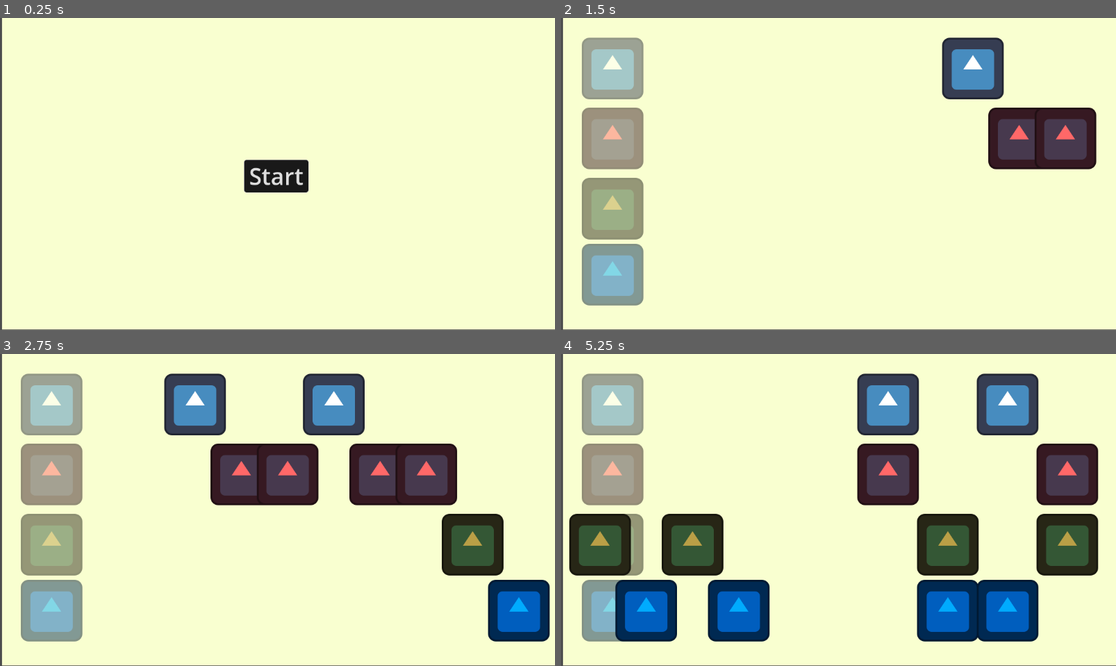
Above: before the commit, frames 1-4 (two rows, left to right).
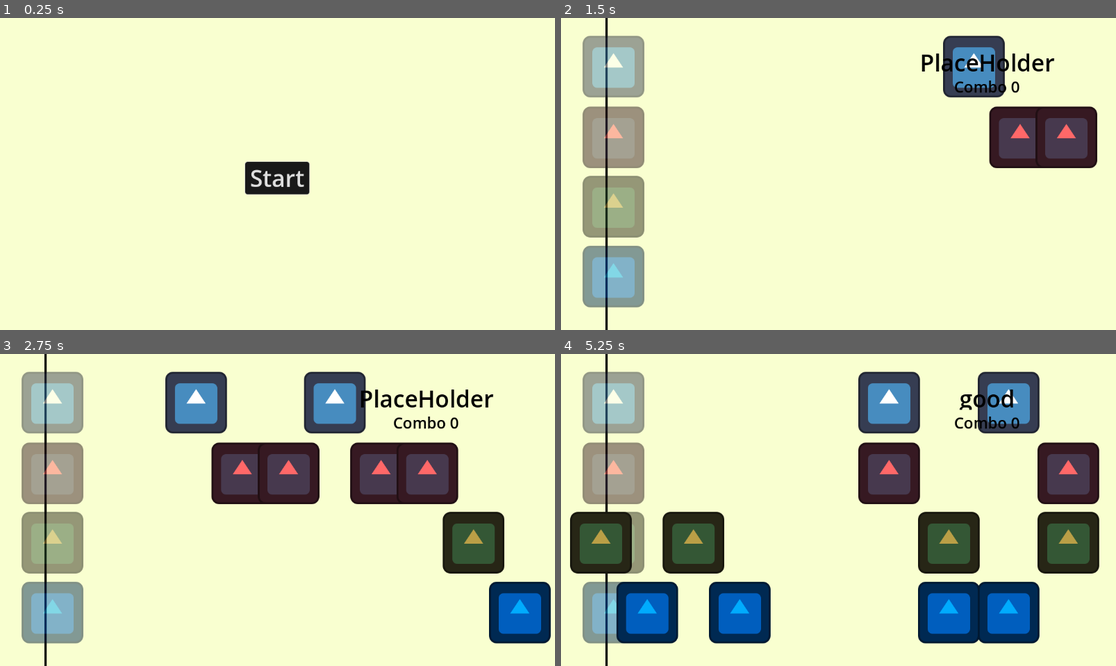
Above: after the commit, the same moments.

Repository: notfroogs/Sardine-Studio
Game: Godot game, scene res://test.tscn
Same seed, same stepped clock (60 frames per second), same inputs: the game is played once before the commit and once after it. The project has no main scene, so this scene is started directly. The engine's default icon, where the game draws it, is replaced by a stand-in: a white triangle on a blue panel in a dark square.
Inputs:
- Up to frame 1 (0.25 s): no input
- Up to frame 2 (1.5 s): click "Start" at 0.5 s; hold V (note1_pressed) from 1.28 s (still down)
- Up to frame 3 (2.75 s): release V (note1_pressed) at 2.03 s; tap B (note2_pressed) at 2.1 s
- Up to frame 4 (5.25 s): hold N (note3_pressed) 2.78-3.53 s; tap M (note4_pressed) at 3.6 s; hold V (note1_pressed) 4.28-5.03 s; tap B (note2_pressed) at 5.1 s

The runs differ from the first frame. In frame 1, 1.1% of the frame differs, in the area x 0-100%, y 0-100%; in frame 2, 4.0%; in frame 3, 6.2%; in frame 4, 8.1%.

Commit message:
working on scoring

Diff:
--- a/sardine-studio/project.godot
+++ b/sardine-studio/project.godot
@@ -13,6 +13,10 @@
 config/name="Sardine Studio"
 config/features=PackedStringArray("4.5", "Forward Plus")
 config/icon="res://icon.svg"
+
+[display]
+
+window/stretch/aspect="expand"
 
 [input]
 
--- a/sardine-studio/rhythm.gd
+++ b/sardine-studio/rhythm.gd
@@ -32,6 +32,10 @@
 var good_count : int = 0
 var great_count : int = 0
 var prefect_count : int = 0
+
+@onready var scoring_container: VBoxContainer = %ScoringContainer
+@onready var combo_text: RichTextLabel = %ComboText
+@onready var scoring_text: RichTextLabel = %ScoringText
 
 func _ready():
 	#in case of error
@@ -133,7 +137,7 @@
 		audio_stream_player.volume_db = 5.0
 		audio_stream_player.pitch_scale = [0.1, 3.0].pick_random()
 		audio_stream_player.play()
-		print("missed")
+		scoring_text.text = "Missed..."
 		missed_count += 1
 
 #receive input
@@ -162,19 +166,19 @@
 	if note.position.x >= -128 and note.position.x <= 128:
 		#if the position is NOT between -64 and 64
 		if note.position.x <= -64 or note.position.x >= 64:
-			print("good")
+			scoring_text.text = "good"
 			good_count += 1
 			audio_stream_player.volume_db = [-0.4, 1.6].pick_random()
 			audio_stream_player.pitch_scale = [0.5, 1.5].pick_random()
 		#if the position is NOT between -32 and 32
 		elif note.position.x <= -32 or note.position.x >= 32:
-			print("great")
+			scoring_text.text = "Great"
 			great_count += 1
 			audio_stream_player.volume_db = [-0.1, 1.3].pick_random()
 			audio_stream_player.pitch_scale = [0.7, 1.3].pick_random()
 
 		else:
-			print("prefect")
+			scoring_text.text = "Prefect!"
 			prefect_count += 1
 			audio_stream_player.volume_db = 0
 			audio_stream_player.pitch_scale = 1
@@ -183,3 +187,6 @@
 		return true
 
 	return false
+
+func text_animation() -> void:
+	var tween
--- a/sardine-studio/rhythm.tscn
+++ b/sardine-studio/rhythm.tscn
@@ -33,21 +33,23 @@
 [node name="ColorRect" type="ColorRect" parent="Background"]
 layout_mode = 1
 anchors_preset = -1
-anchor_left = 0.080000006
-anchor_right = 0.08400001
 anchor_bottom = 1.0
-offset_left = -0.16000366
-offset_right = 0.23199463
+offset_left = 92.0
+offset_right = 97.0
 color = Color(0, 0, 0, 1)
 
 [node name="NoteColumn1" type="TextureRect" parent="Background"]
 unique_name_in_owner = true
 self_modulate = Color(1, 1, 1, 0.47843137)
-layout_mode = 0
+layout_mode = 1
+anchors_preset = -1
+anchor_top = 1.0
+anchor_bottom = 1.0
 offset_left = 45.0
-offset_top = 45.0
+offset_top = -611.0
 offset_right = 173.0
-offset_bottom = 173.0
+offset_bottom = -483.0
+grow_vertical = 0
 pivot_offset = Vector2(463, 384)
 theme = SubResource("Theme_b12pq")
 texture = ExtResource("2_q13yt")
@@ -56,11 +58,15 @@
 unique_name_in_owner = true
 modulate = Color(1, 0.41000003, 0.41000003, 1)
 self_modulate = Color(1, 1, 1, 0.47843137)
-layout_mode = 0
+layout_mode = 1
+anchors_preset = -1
+anchor_top = 1.0
+anchor_bottom = 1.0
 offset_left = 45.0
-offset_top = 190.0
+offset_top = -464.03
 offset_right = 173.0
-offset_bottom = 318.00024
+offset_bottom = -336.02975
+grow_vertical = 0
 pivot_offset = Vector2(463, 384)
 texture = ExtResource("2_q13yt")
 
@@ -68,11 +74,15 @@
 unique_name_in_owner = true
 modulate = Color(0.73031694, 0.62219363, 0.27616376, 1)
 self_modulate = Color(1, 1, 1, 0.47843137)
-layout_mode = 0
+layout_mode = 1
+anchors_preset = -1
+anchor_top = 1.0
+anchor_bottom = 1.0
 offset_left = 45.0
-offset_top = 336.0
+offset_top = -320.0
 offset_right = 173.0
-offset_bottom = 464.00024
+offset_bottom = -191.99976
+grow_vertical = 0
 pivot_offset = Vector2(463, 384)
 texture = ExtResource("2_q13yt")
 
@@ -80,11 +90,15 @@
 unique_name_in_owner = true
 modulate = Color(0, 0.67040724, 0.99541897, 1)
 self_modulate = Color(1, 1, 1, 0.47843137)
-layout_mode = 0
+layout_mode = 1
+anchors_preset = -1
+anchor_top = 1.0
+anchor_bottom = 1.0
 offset_left = 45.0
-offset_top = 473.0
+offset_top = -175.0
 offset_right = 173.0
-offset_bottom = 601.00024
+offset_bottom = -46.999756
+grow_vertical = 0
 pivot_offset = Vector2(463, 384)
 texture = ExtResource("2_q13yt")
 
@@ -100,6 +114,35 @@
 pivot_offset = Vector2(463, 384)
 texture = ExtResource("2_q13yt")
 
+[node name="ScoringContainer" type="VBoxContainer" parent="Background"]
+unique_name_in_owner = true
+layout_mode = 1
+anchors_preset = -1
+offset_left = 693.0
+offset_top = 59.0
+offset_right = 1077.0
+offset_bottom = 170.0
+alignment = 1
+
+[node name="ScoringText" type="RichTextLabel" parent="Background/ScoringContainer"]
+unique_name_in_owner = true
+layout_mode = 2
+size_flags_vertical = 3
+theme_override_colors/default_color = Color(0, 0, 0, 1)
+theme_override_font_sizes/normal_font_size = 48
+text = "PlaceHolder"
+scroll_active = false
+horizontal_alignment = 1
+
+[node name="ComboText" type="RichTextLabel" parent="Background/ScoringContainer"]
+unique_name_in_owner = true
+custom_minimum_size = Vector2(50, 50)
+layout_mode = 2
+theme_override_colors/default_color = Color(0, 0, 0, 1)
+theme_override_font_sizes/normal_font_size = 32
+text = "Combo 0"
+horizontal_alignment = 1
+
 [node name="AudioStreamPlayer" type="AudioStreamPlayer" parent="."]
 unique_name_in_owner = true
 stream = ExtResource("3_ecpmg")
--- a/sardine-studio/test.gd
+++ b/sardine-studio/test.gd
@@ -2,12 +2,13 @@
 
 const RHYTHM = preload("uid://ceb5dbeodb5xh")
 @onready var button: Button = %Button
+@onready var rhythm_layer: CanvasLayer = %RhythmLayer
 
 func _on_button_button_down() -> void:
 	button.visible = false
 	var rhythm_game = RHYTHM.instantiate()
 	rhythm_game.chart_text = "res://chart1.txt"
-	add_child(rhythm_game)
+	rhythm_layer.add_child(rhythm_game)
 	rhythm_game.Rhythm_Game_Ended.connect(_on_Rhythm_Game_Ended)
 
 func _on_Rhythm_Game_Ended() -> void:
--- a/sardine-studio/test.tscn
+++ b/sardine-studio/test.tscn
@@ -27,45 +27,31 @@
 [node name="Camera2D" type="Camera2D" parent="."]
 position = Vector2(578, 328)
 
-[node name="Control" type="Control" parent="Camera2D"]
-layout_mode = 3
-anchors_preset = 0
-offset_left = -578.0
-offset_top = -328.0
-offset_right = -578.0
-offset_bottom = -328.0
-size_flags_horizontal = 0
-size_flags_vertical = 4
-metadata/_edit_use_anchors_ = true
+[node name="RhythmLayer" type="CanvasLayer" parent="."]
+unique_name_in_owner = true
 
-[node name="TextureRect" type="ColorRect" parent="Camera2D/Control"]
-layout_mode = 1
+[node name="TextureRect" type="ColorRect" parent="RhythmLayer"]
 anchors_preset = 15
 anchor_right = 1.0
 anchor_bottom = 1.0
-offset_left = 6.0
-offset_top = 3.0
-offset_right = 1155.0
-offset_bottom = 651.0
 grow_horizontal = 2
 grow_vertical = 2
 color = Color(0.9757137, 1, 0.8171978, 1)
 
-[node name="Button" type="Button" parent="Camera2D/Control"]
+[node name="Button" type="Button" parent="RhythmLayer"]
 unique_name_in_owner = true
-layout_mode = 1
 anchors_preset = 8
 anchor_left = 0.5
 anchor_top = 0.5
 anchor_right = 0.5
 anchor_bottom = 0.5
-offset_left = 518.0
-offset_top = 298.0
-offset_right = 633.0
-offset_bottom = 367.0
+offset_left = -58.0
+offset_top = -26.0
+offset_right = 57.0
+offset_bottom = 43.0
 grow_horizontal = 2
 grow_vertical = 2
 theme = SubResource("Theme_37kl0")
 text = "Start"
 
-[connection signal="button_down" from="Camera2D/Control/Button" to="." method="_on_button_button_down"]
+[connection signal="button_down" from="RhythmLayer/Button" to="." method="_on_button_button_down"]
